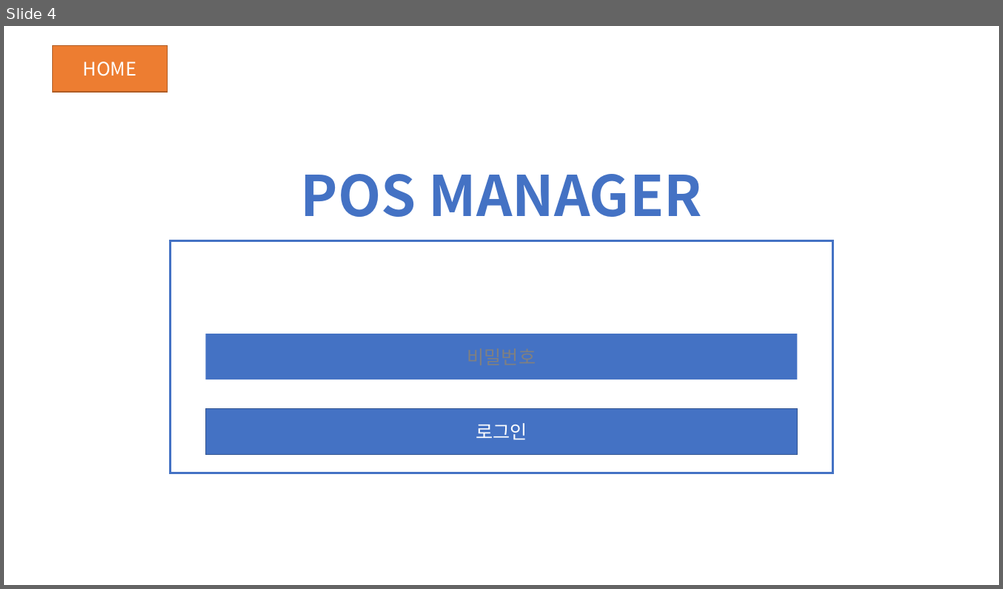
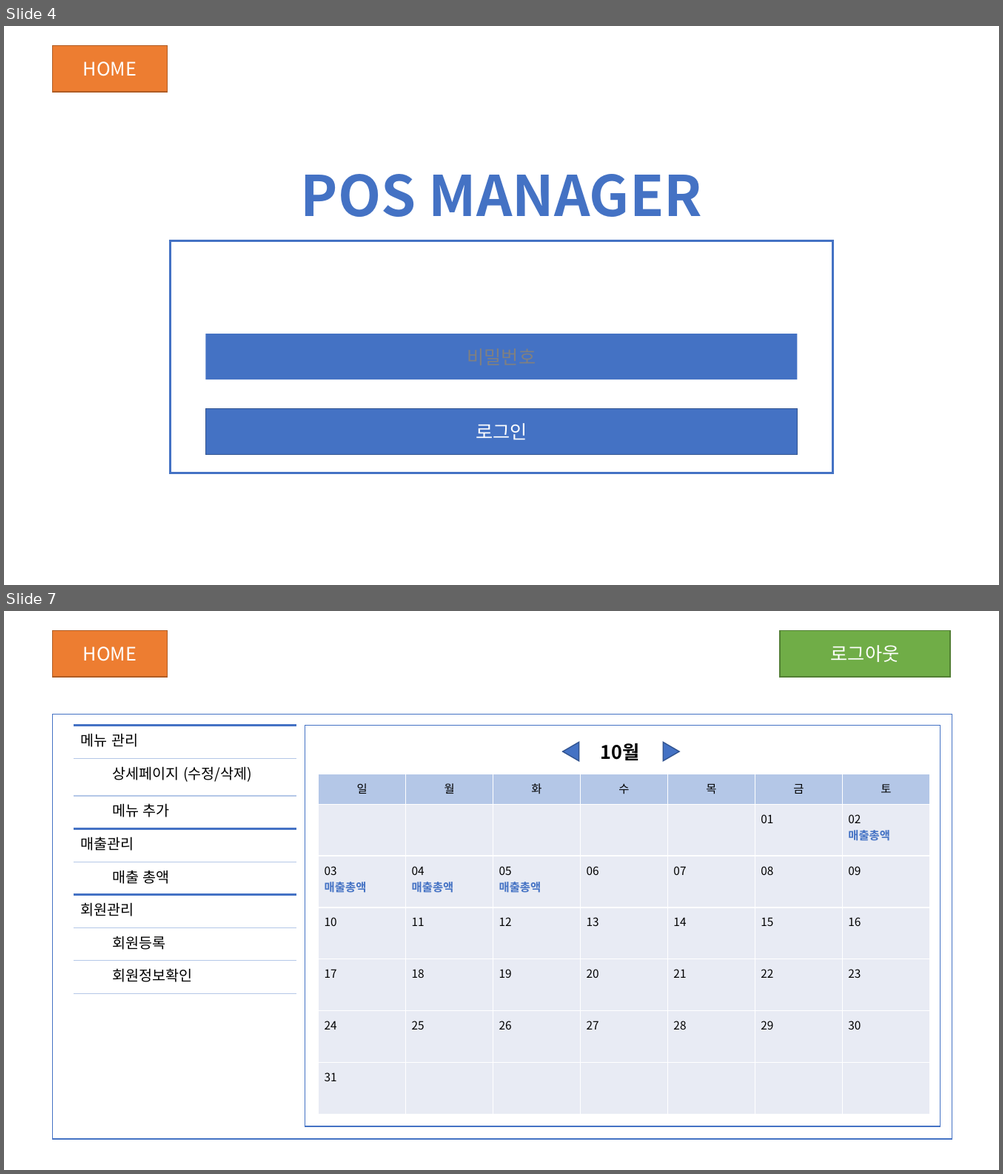
Before and after one commit to JinSolKwon/cafeKiosk, a slide deck: design/키오스크 UI.pptx. Shown one above the other, each under a label of ours: slide 4 before the commit, slides 4 and 7 after it; the slides between them are not shown. The pictures are 1003x589 and 1003x1174 pixels, drawn with LibreOffice and Linux fonts; fonts in the diff are those of the drawing. Boxes give left, top, right and bottom in pixels: in the first picture for what was removed or moved away, otherwise in the second. Text is boxed around its words. In the diff, an @@ line names an element or a change of style, - is before the commit and + after.

Commit message:
0924 수정내용 커밋

```diff
--- a/design/키오스크 UI.pptx
+++ b/design/키오스크 UI.pptx
@@ slide 7 added at (4,611,999,1170), background #FFFFFF @@
@@ rectangle added at (53,630,167,677), fill #ED7D31, outline #AF5C24 1 pt, 18 pt, text #FFFFFF @@
+HOME
@@ rectangle added at (780,630,950,677), fill #70AD47, outline #538035 1 pt, 18 pt, text #FFFFFF @@
+로그아웃
@@ rectangle added at (53,714,951,1139), fill #FFFFFF, outline #4472C4 1 pt @@
@@ table added at (74,725,296,994), 8 rows, 2 columns @@
+메뉴 관리 | 
+ | 상세페이지 (수정/삭제)
+ | 메뉴 추가
+매출관리 | 
+ | 매출 총액
+회원관리 | 
+ | 회원등록
+ | 회원정보확인
@@ rectangle added at (304,725,939,1127), fill #FFFFFF, outline #4472C4 1 pt @@
@@ triangle added at (563,743,579,761), fill #4472C4, outline #325491 1 pt @@
@@ text added at (600,743,640,760), 18 pt, text #000000, bold @@
+10월
@@ triangle added at (663,743,679,761), fill #4472C4, outline #325491 1 pt @@
@@ table added at (318,775,929,1115), 7 rows, 7 columns @@
+일 | 월 | 화 | 수 | 목 | 금 | 토
+ |  |  |  |  | 01 | 02 / 매출총액
+03 / 매출총액 | 04 / 매출총액 | 05 / 매출총액 | 06 | 07 | 08 | 09
+10 | 11 | 12 | 13 | 14 | 15 | 16
+17 | 18 | 19 | 20 | 21 | 22 | 23
+24 | 25 | 26 | 27 | 28 | 29 | 30
+31 |  |  |  |  |  | 
```
Also in this commit, not shown: 3 slides changed, 9 other slides added, 1 slide removed, 3 other files.
